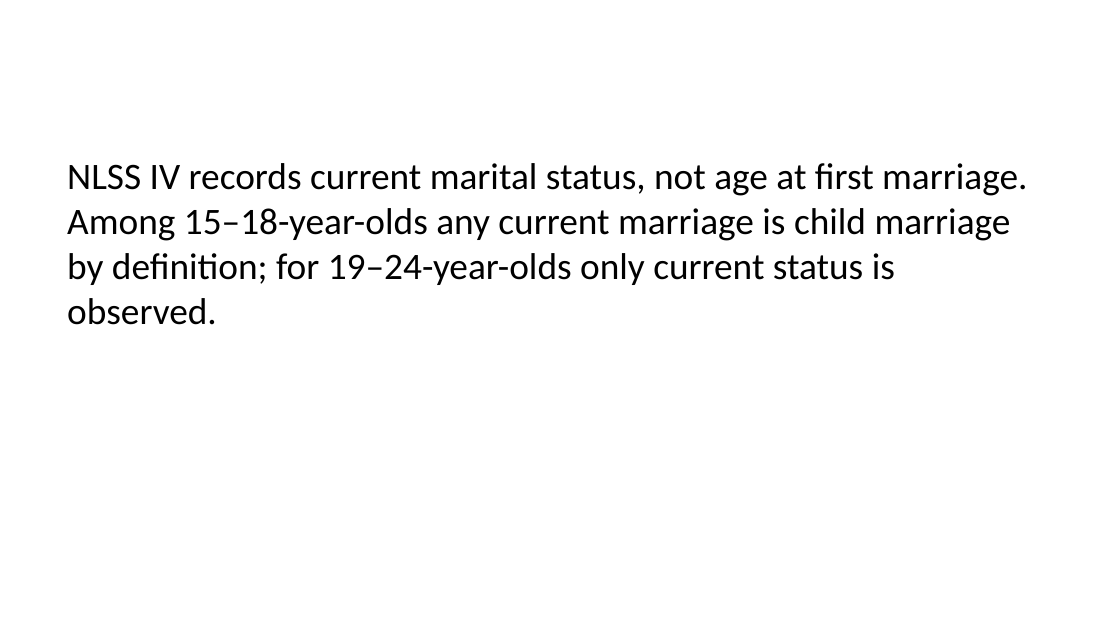
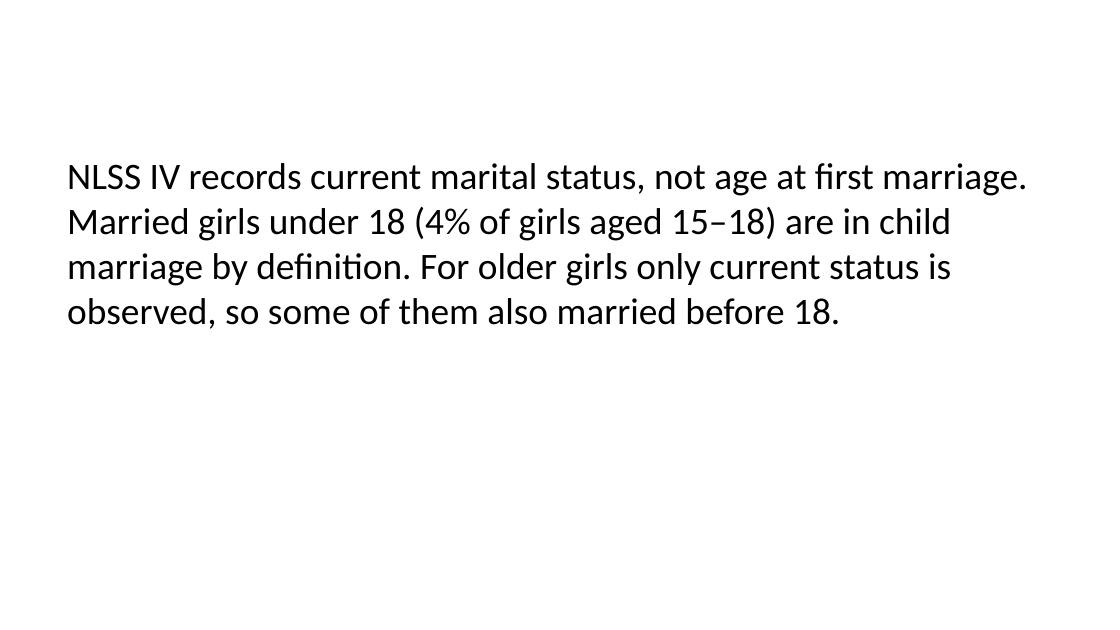
Before and after one commit to hgrueso/nepal-cost-of-inaction, a slide deck: slide 11 of reports/nepal_slides_en.pptx. Drawn at 1120x630 pixels with LibreOffice and Linux fonts; fonts in the diff are those of the drawing. Boxes give left, top, right and bottom in pixels: in the first picture for what was removed or moved away, otherwise in the second. Text is boxed around its words. In the diff, an @@ line names an element or a change of style, - is before the commit and + after.

```diff
--- a/reports/nepal_slides_en.pptx
+++ b/reports/nepal_slides_en.pptx
@@ text at [67,163,1027,329]: text changed @@
-NLSS IV records current marital status, not age at first marriage. Among 15–18-year-olds any current marriage is child marriage by definition; for 19–24-year-olds only current status is observed.
+NLSS IV records current marital status, not age at first marriage. Married girls under 18 (4% of girls aged 15–18) are in child marriage by definition. For older girls only current status is observed, so some of them also married before 18.
```
Also in this commit, not shown: 7 other slides changed, 3 slides added, 1 slide removed, 28 other files.
